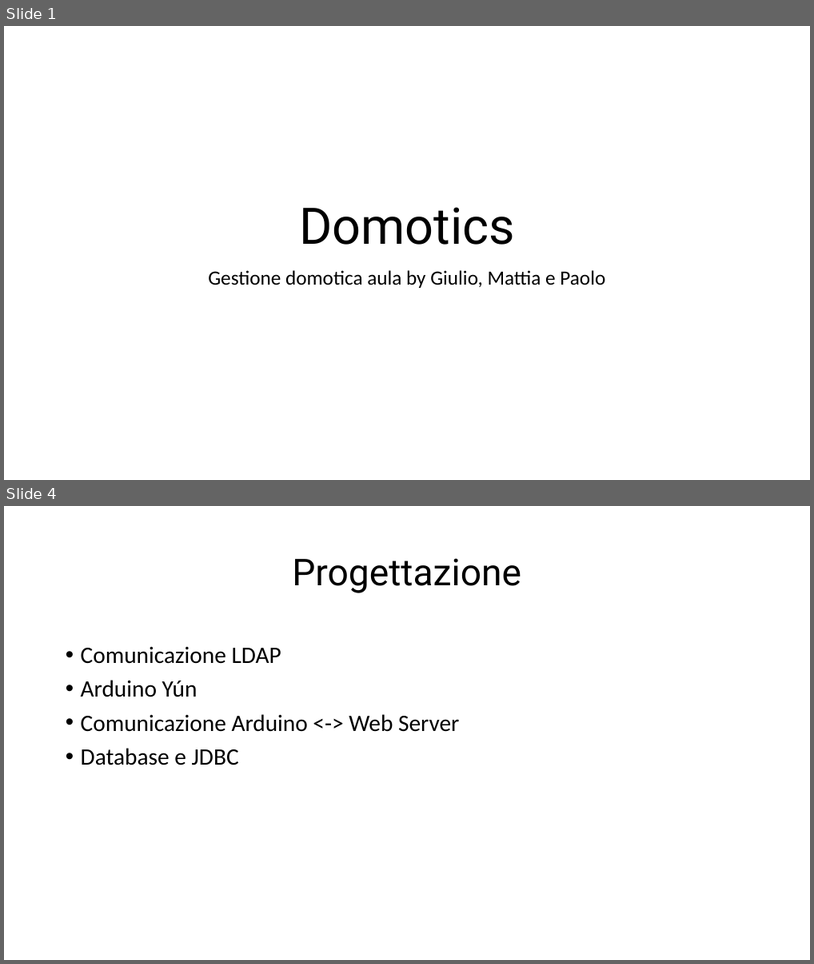
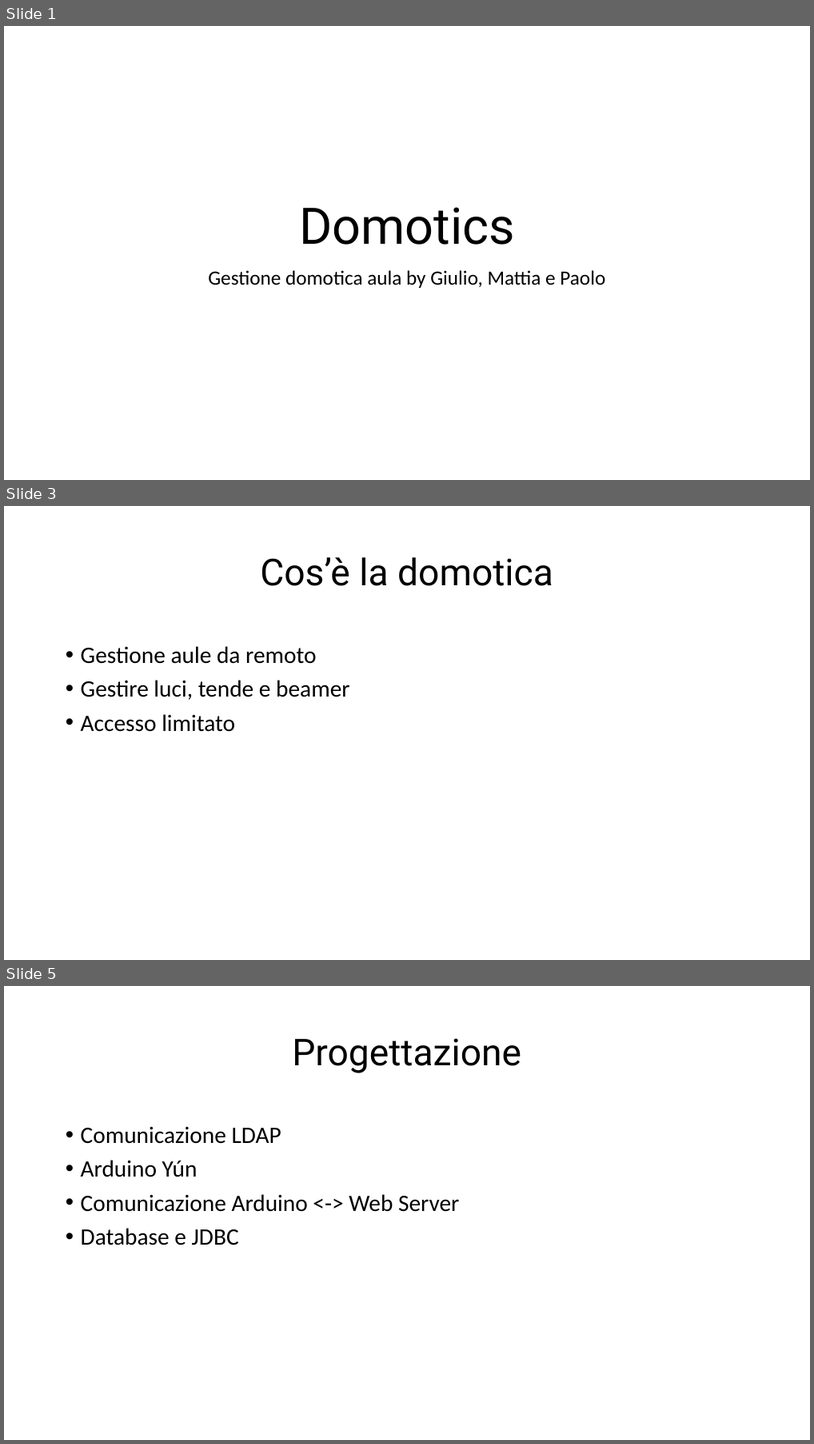
Before and after one commit to giuliobosco/domotics, a slide deck: presentation/domotics presentation.pptx. Shown one above the other, each under a label of ours: slides 1 and 4 before the commit, slides 1, 3 and 5 after it; the slides between them are not shown. The pictures are 814x964 and 814x1444 pixels, drawn with LibreOffice and Linux fonts; fonts in the diff are those of the drawing. Boxes give left, top, right and bottom in pixels: in the first picture for what was removed or moved away, otherwise in the second. Text is boxed around its words. In the diff, an @@ line names an element or a change of style, - is before the commit and + after.

```diff
--- a/presentation/domotics presentation.pptx
+++ b/presentation/domotics presentation.pptx
@@ slide 3 added at [4,506,810,960], background #FFFFFF @@
@@ title added at [260,557,554,586], 44 pt, text #000000 @@
+Cos’è la domotica
@@ text added at [81,646,350,732], 28 pt, text #000000 @@
+• Gestione aule da remoto
+• Gestire luci, tende e beamer
+• Accesso limitato
@@ what was slide 4 is now slide 5 @@
```
Also in this commit, not shown: 3 slides changed, 6 other slides added, 2 slides removed.
